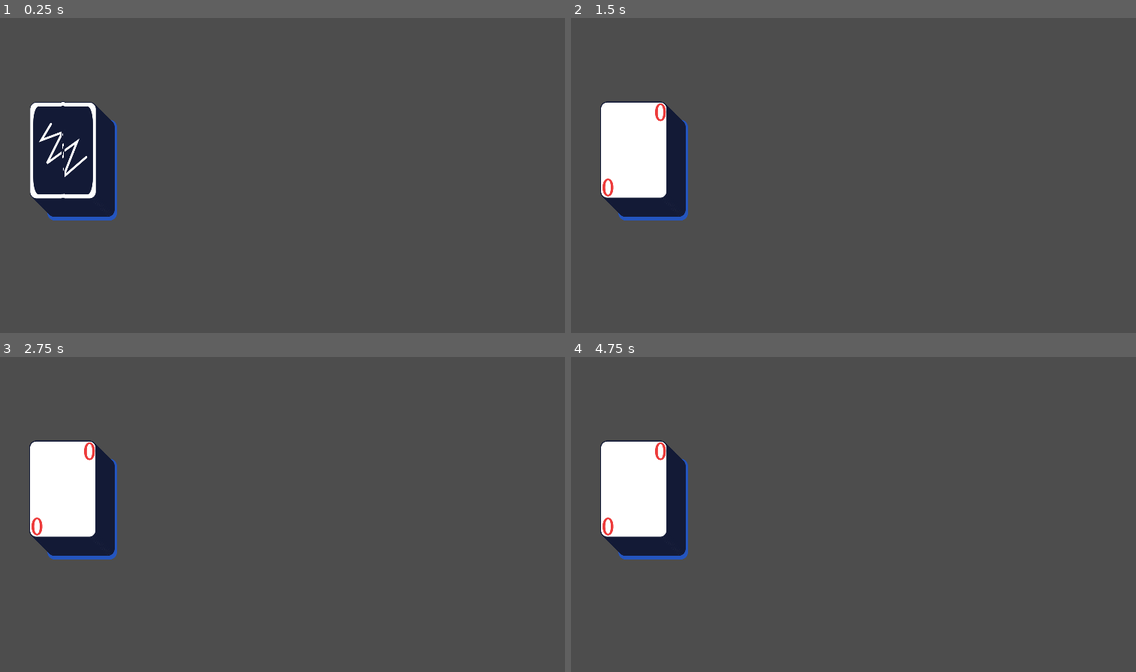
Above: before the commit, frames 1-4 (two rows, left to right).
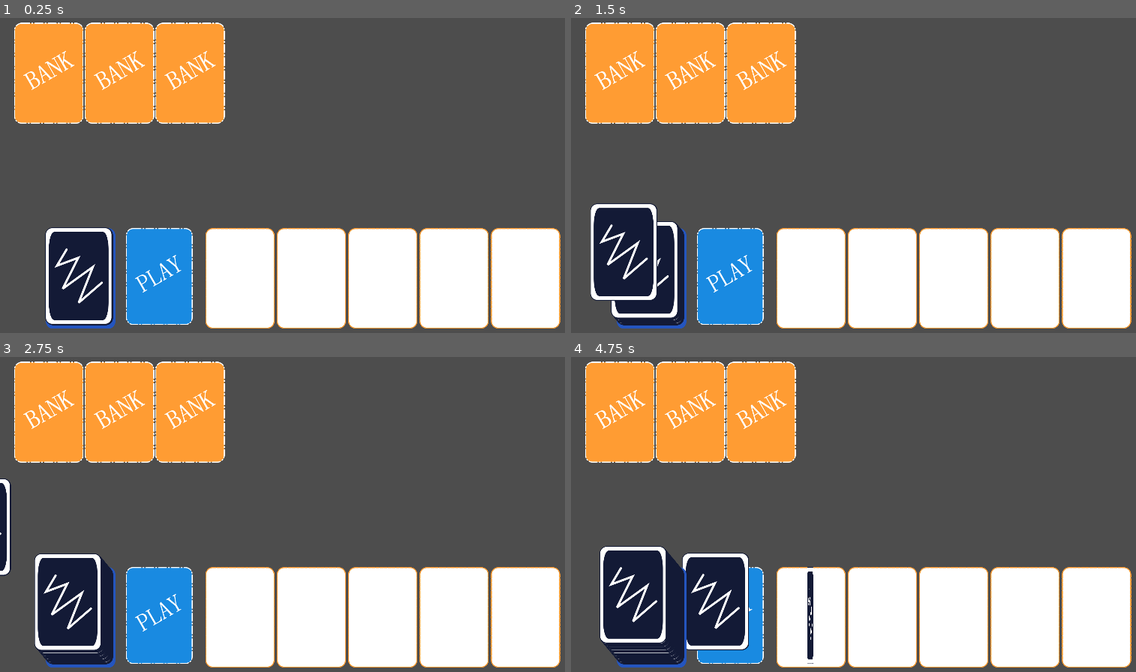
Above: after the commit, the same moments.

Repository: mathew-tran/investaire
Game: Godot game, scene res://Scenes/Game.tscn
Two runs of this game, one before a commit and one after it. Both use one fixed random seed, a clock stepped at 60 frames per second and the inputs below.
Inputs (mouse positions are in pixels of both pictures, inside the frame that each line leads up to; where the layout moved, square brackets give the same spot in the first picture):
- Up to frame 1 (0.25 s): no input
- Up to frame 2 (1.5 s): click (650, 276) [650, 169] at 0.5 s; click (650, 169) at 1.27 s
- Up to frame 3 (2.75 s): click (79, 615) at 2.02 s
- Up to frame 4 (4.75 s): click (650, 505) at 2.77 s; click (650, 612) at 3.52 s; click (644, 609) at 4.27 s

The runs differ from the first frame. In frame 1, 43% of the frame differs, in the area x 2-100%, y 1-99%; in frame 2, 45%; in frame 3, 45%; in frame 4, 45%.

Commit message:
work more on setting up the cards and rules

Diff:
--- a/Art/InvestaireExample.svg
+++ b/Art/InvestaireExample.svg
@@ -24,9 +24,9 @@
      inkscape:pagecheckerboard="0"
      inkscape:deskcolor="#d1d1d1"
      inkscape:document-units="mm"
-     inkscape:zoom="1.0141844"
-     inkscape:cx="193.25875"
-     inkscape:cy="332.77974"
+     inkscape:zoom="1.4342733"
+     inkscape:cx="-86.454934"
+     inkscape:cy="239.49411"
      inkscape:window-width="1920"
      inkscape:window-height="1001"
      inkscape:window-x="-7"
@@ -37,6 +37,16 @@
      inkscape:label="Layer 1"
      inkscape:groupmode="layer"
      id="layer1"><rect
+       style="fill:#ffffff;fill-opacity:1;stroke:#ff9c33;stroke-width:0.518677;stroke-linecap:round;stroke-dasharray:1.55603099,0.518677;stroke-opacity:1;stroke-dashoffset:0"
+       id="rect210"
+       width="34.828026"
+       height="50.711136"
+       x="-81.933983"
+       y="7.1745629"
+       ry="3.5402112"
+       inkscape:export-filename="Cards\InvestSlot.png"
+       inkscape:export-xdpi="191.95892"
+       inkscape:export-ydpi="191.95892" /><rect
        style="fill:#ffffff;fill-opacity:1;stroke:#131a36;stroke-width:0.5;stroke-linecap:round;stroke-dasharray:none;stroke-opacity:1"
        id="rect3"
        width="33.573914"
@@ -659,22 +669,22 @@
        id="rect207"
        width="34.828026"
        height="50.711136"
-       x="-40.171387"
-       y="7.3770299"
+       x="-40.355858"
+       y="6.8236136"
        ry="3.5402112"
        inkscape:export-filename="Cards\DeckSlot.png"
        inkscape:export-xdpi="191.95892"
-       inkscape:export-ydpi="191.95892" /><text
-       xml:space="preserve"
-       style="font-style:normal;font-variant:normal;font-weight:normal;font-stretch:normal;font-size:12.7583px;font-family:SimSun;-inkscape-font-specification:SimSun;fill:#ffffff;fill-opacity:1;stroke:#ffffff;stroke-width:0.125573;stroke-linecap:round;stroke-dasharray:none;stroke-dashoffset:0;stroke-opacity:1"
-       x="-35.515675"
-       y="37.19302"
-       id="text207"><tspan
-         sodipodi:role="line"
-         id="tspan207"
-         style="fill:#ffffff;fill-opacity:1;stroke:#ffffff;stroke-width:0.125574;stroke-opacity:1"
-         x="-35.515675"
-         y="37.19302">DECK</tspan></text><rect
+       inkscape:export-ydpi="191.95892" /><rect
+       style="fill:#ff9c33;fill-opacity:1;stroke:#ff9c33;stroke-width:0.456417;stroke-linecap:round;stroke-dasharray:none;stroke-opacity:1"
+       id="rect211"
+       width="30.647429"
+       height="44.624001"
+       x="-38.081089"
+       y="10.420597"
+       ry="3.1152604"
+       inkscape:export-filename="Cards\DeckSlot.png"
+       inkscape:export-xdpi="191.95892"
+       inkscape:export-ydpi="191.95892" /><rect
        style="fill:#ff9c33;fill-opacity:1;stroke:#ff9c33;stroke-width:0.518677;stroke-linecap:round;stroke-dasharray:none;stroke-opacity:1"
        id="rect208"
        width="34.828026"
--- /dev/null
+++ b/Prefabs/BankSlot.tscn
@@ -0,0 +1,6 @@
+[gd_scene load_steps=2 format=3 uid="uid://eop62t8g4wrm"]
+
+[ext_resource type="Texture2D" uid="uid://c0adl0m2rjcdq" path="res://Art/Cards/BankSlot.png" id="1_w7fux"]
+
+[node name="BankSlot" type="TextureRect"]
+texture = ExtResource("1_w7fux")
--- /dev/null
+++ b/Prefabs/BankSlots.tscn
@@ -0,0 +1,20 @@
+[gd_scene load_steps=2 format=3 uid="uid://bqk8vp2wny8xq"]
+
+[ext_resource type="PackedScene" uid="uid://eop62t8g4wrm" path="res://Prefabs/BankSlot.tscn" id="1_j8qc7"]
+
+[node name="BankSlots" type="HBoxContainer"]
+offset_left = -64.0
+offset_top = -186.0
+offset_right = 745.0
+offset_bottom = 201.0
+scale = Vector2(0.5, 0.5)
+metadata/_edit_group_ = true
+
+[node name="BankSlot" parent="." instance=ExtResource("1_j8qc7")]
+layout_mode = 2
+
+[node name="BankSlot2" parent="." instance=ExtResource("1_j8qc7")]
+layout_mode = 2
+
+[node name="BankSlot3" parent="." instance=ExtResource("1_j8qc7")]
+layout_mode = 2
--- a/Prefabs/Card.tscn
+++ b/Prefabs/Card.tscn
@@ -98,12 +98,16 @@
 
 [node name="Front" type="TextureRect" parent="."]
 layout_mode = 0
+offset_right = 258.0
+offset_bottom = 373.0
 scale = Vector2(0.5, 0.5)
 mouse_filter = 2
 texture = ExtResource("1_1awpt")
 
 [node name="Back" type="TextureRect" parent="."]
 layout_mode = 0
+offset_right = 256.0
+offset_bottom = 372.0
 scale = Vector2(0.5, 0.5)
 mouse_filter = 2
 texture = ExtResource("2_shu33")
--- a/Prefabs/Deck.tscn
+++ b/Prefabs/Deck.tscn
@@ -3,7 +3,9 @@
 [ext_resource type="Texture2D" uid="uid://cxbxkrrbg84vh" path="res://Art/Cards/DeckSlot.png" id="1_fhrvv"]
 [ext_resource type="Script" path="res://Scripts/Deck.gd" id="1_j0lq4"]
 
-[node name="Deck" type="Node2D"]
+[node name="Deck" type="Control"]
+layout_mode = 3
+anchors_preset = 0
 script = ExtResource("1_j0lq4")
 
 [node name="SlotImage" type="TextureRect" parent="."]
@@ -12,4 +14,5 @@
 scale = Vector2(0.5, 0.5)
 texture = ExtResource("1_fhrvv")
 
-[node name="Cards" type="Node2D" parent="."]
+[node name="Cards" type="Control" parent="."]
+anchors_preset = 0
--- /dev/null
+++ b/Prefabs/InvestSlot.tscn
@@ -0,0 +1,11 @@
+[gd_scene load_steps=3 format=3 uid="uid://dpx732ntvmqdr"]
+
+[ext_resource type="Texture2D" uid="uid://c1o382kisobmw" path="res://Art/Cards/InvestSlot.png" id="1_lqsov"]
+[ext_resource type="Script" path="res://Scripts/InvestSlot.gd" id="2_8133v"]
+
+[node name="InvestSlot" type="TextureRect"]
+custom_minimum_size = Vector2(50, 50)
+texture = ExtResource("1_lqsov")
+expand_mode = 3
+stretch_mode = 5
+script = ExtResource("2_8133v")
--- /dev/null
+++ b/Prefabs/InvestSlots.tscn
@@ -0,0 +1,26 @@
+[gd_scene load_steps=3 format=3 uid="uid://cdnnth03qc7fy"]
+
+[ext_resource type="PackedScene" uid="uid://dpx732ntvmqdr" path="res://Prefabs/InvestSlot.tscn" id="1_kwndk"]
+[ext_resource type="Script" path="res://Scripts/InvestSlots.gd" id="1_s1byf"]
+
+[node name="InvestSlots" type="HBoxContainer"]
+offset_left = 303.0
+offset_top = 208.0
+offset_right = 1654.0
+offset_bottom = 595.0
+script = ExtResource("1_s1byf")
+
+[node name="InvestSlot" parent="." instance=ExtResource("1_kwndk")]
+layout_mode = 2
+
+[node name="InvestSlot2" parent="." instance=ExtResource("1_kwndk")]
+layout_mode = 2
+
+[node name="InvestSlot3" parent="." instance=ExtResource("1_kwndk")]
+layout_mode = 2
+
+[node name="InvestSlot4" parent="." instance=ExtResource("1_kwndk")]
+layout_mode = 2
+
+[node name="InvestSlot5" parent="." instance=ExtResource("1_kwndk")]
+layout_mode = 2
--- a/Scenes/Game.tscn
+++ b/Scenes/Game.tscn
@@ -1,8 +1,33 @@
-[gd_scene load_steps=2 format=3 uid="uid://cg224uu0mwtht"]
+[gd_scene load_steps=6 format=3 uid="uid://cg224uu0mwtht"]
 
+[ext_resource type="PackedScene" uid="uid://bqk8vp2wny8xq" path="res://Prefabs/BankSlots.tscn" id="1_48mkt"]
 [ext_resource type="PackedScene" uid="uid://cwv3t38xas85y" path="res://Prefabs/Deck.tscn" id="1_tu6hs"]
+[ext_resource type="Script" path="res://Scripts/Game.gd" id="1_v4ve5"]
+[ext_resource type="PackedScene" uid="uid://cdnnth03qc7fy" path="res://Prefabs/InvestSlots.tscn" id="2_y6qob"]
+[ext_resource type="Texture2D" uid="uid://c3nf7b80kid8l" path="res://Art/Cards/PlaySlot.png" id="3_glwnt"]
 
-[node name="Node2D" type="Node2D"]
+[node name="Game" type="Node2D"]
 position = Vector2(91, 204)
+script = ExtResource("1_v4ve5")
+
+[node name="BankSlots" parent="." instance=ExtResource("1_48mkt")]
+
+[node name="InvestSlots" parent="." instance=ExtResource("2_y6qob")]
+offset_right = 1040.0
+offset_bottom = 401.0
+
+[node name="PlaySlot" type="TextureRect" parent="."]
+show_behind_parent = true
+offset_left = 148.0
+offset_top = 208.0
+offset_right = 281.5
+offset_bottom = 394.0
+texture = ExtResource("3_glwnt")
+expand_mode = 3
+stretch_mode = 5
 
 [node name="Deck" parent="." instance=ExtResource("1_tu6hs")]
+offset_left = -3.0
+offset_top = 208.0
+offset_right = -3.0
+offset_bottom = 208.0
--- a/Scripts/Card.gd
+++ b/Scripts/Card.gd
@@ -2,8 +2,22 @@
 
 class_name Card
 
-var MinRank = 0
-var MaxRank = 9
+var Rank = 0
+
+signal MoveComplete
+
+func _ready():
+	Create()
+
+func Create():
+	var image = "res://Art/Cards/" + str(Rank) + ".png"
+	$Front.texture = load(image)
 
 func Flip():
 	$AnimationPlayer.play("FlipFront")
+
+func Move(newPosition, speed = .1):
+	var tween = get_tree().create_tween()
+	tween.tween_property(self, "global_position", newPosition, speed)
+	await tween.finished
+	MoveComplete.emit()
--- a/Scripts/Deck.gd
+++ b/Scripts/Deck.gd
@@ -1,18 +1,32 @@
-extends Node2D
+extends Control
+
+class_name Deck
 
 var Duplicates = 4
 
-func _ready():
-	CreateDeck()
+signal DeckCreated
 
 func CreateDeck():
+	var data = []
+	for dupe in Duplicates:
+		for x in range(0, 9):
+			data.append(x)
+	data.shuffle()
+
 	var cardOffset = Vector2.ZERO
-	for dupe in Duplicates:
-			for x in range(0, 9):
-				var instance = load("res://Prefabs/Card.tscn").instantiate()
+	for card in data:
+		var instance = load("res://Prefabs/Card.tscn").instantiate()
+		instance.Rank = card
+		$Cards.add_child(instance)
+		instance.global_position = Vector2(-400, 0)
+		await instance.Move($Cards.global_position + cardOffset, randf_range(.1, .11))
+		cardOffset += Vector2(-1,-1.2)
 
-				$Cards.add_child(instance)
-				instance.global_position = $Cards.global_position + cardOffset
-				cardOffset += Vector2(-1,-1)
+	DeckCreated.emit()
 
-	$Cards.get_child(len($Cards.get_children())-1).Flip()
+func DrawCard(newContainer):
+	var newCard = $Cards.get_child(len($Cards.get_children()) -1)
+	newCard.reparent(newContainer)
+	await newCard.Move(newContainer.global_position)
+	newCard.Flip()
+	return newCard
--- /dev/null
+++ b/Scripts/Game.gd
@@ -0,0 +1,21 @@
+extends Node2D
+
+class_name Game
+
+func _ready():
+	await $Deck.CreateDeck()
+	print("ready")
+	await PopulateInvestSlots()
+	await PopulatePlaySlot()
+
+
+
+func PopulateInvestSlots():
+	while $InvestSlots.AreSlotsVacant():
+		await get_tree().create_timer(.2).timeout
+		var slot = $InvestSlots.GetNextVacantSlot()
+		await $Deck.DrawCard(slot)
+
+func PopulatePlaySlot():
+	await get_tree().create_timer(.3).timeout
+	await $Deck.DrawCard($PlaySlot)
--- /dev/null
+++ b/Scripts/InvestSlot.gd
@@ -0,0 +1,9 @@
+extends TextureRect
+
+class_name InvestSlot
+
+func IsEmpty():
+	return get_child_count() == 0
+
+func TakeCard(card):
+	card.reparent(self)
--- /dev/null
+++ b/Scripts/InvestSlots.gd
@@ -0,0 +1,15 @@
+extends HBoxContainer
+
+class_name InvestSlots
+
+func AreSlotsVacant():
+	for slot in get_children():
+		if slot.IsEmpty():
+			return true
+	return false
+
+func GetNextVacantSlot():
+	for slot in get_children():
+		if slot.IsEmpty():
+			return slot
+	return null
Binary file changed: Art/Cards/BankSlot.png
Binary file changed: Art/Cards/DeckSlot.png
Binary file added: Art/Cards/InvestSlot.png
Not shown, added: Art/Cards/InvestSlot.png.import
Binary file added: Art/Cards/PlaySlot.png
Not shown, added: Art/Cards/PlaySlot.png.import
